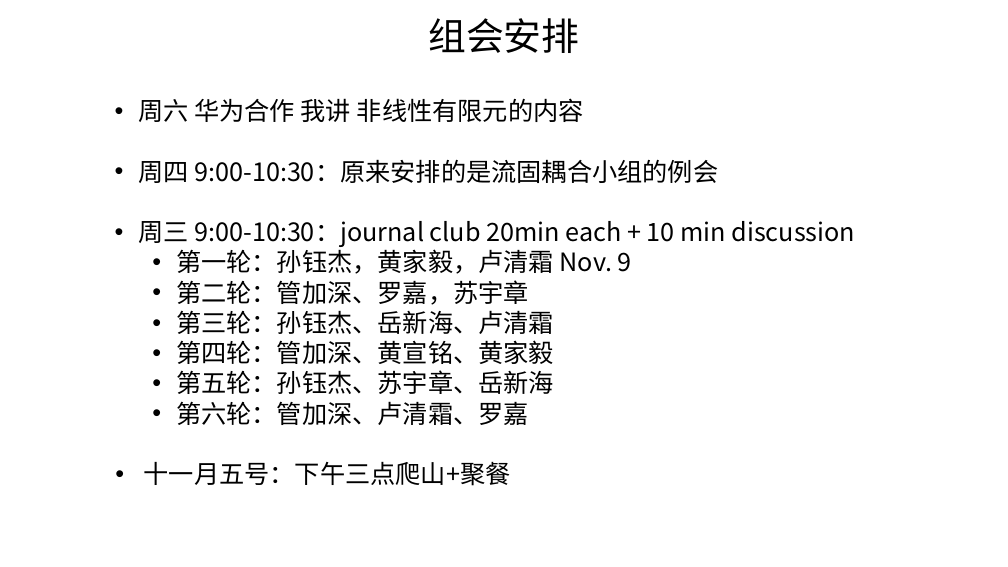
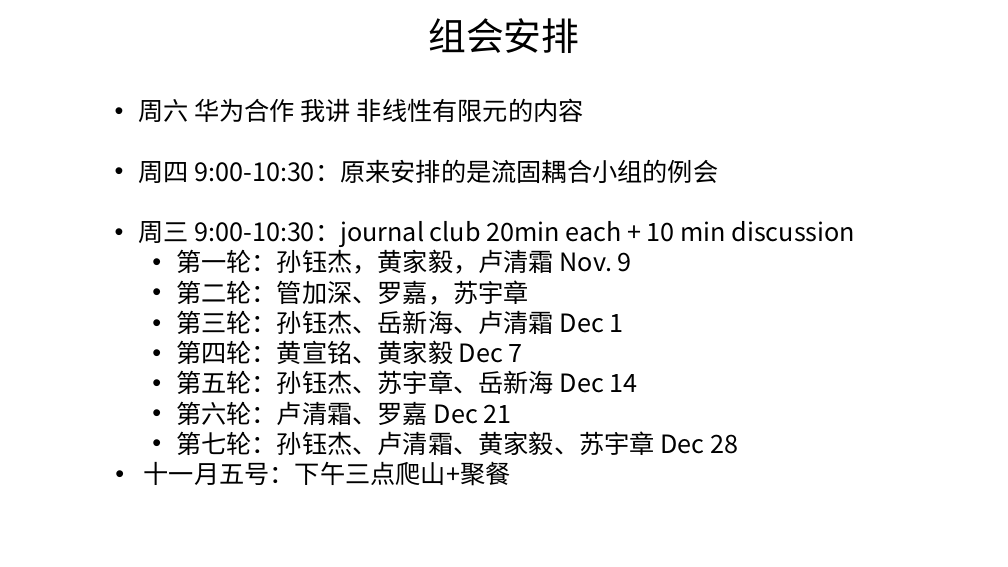
Before and after one commit to M3C-Lab/FEM-script, a slide deck: slide 1 of 2022-10-29/组会安排-2022-四季度.pptx. Drawn at 1008x567 pixels with LibreOffice and Linux fonts; fonts in the diff are those of the drawing. Boxes give left, top, right and bottom in pixels: in the first picture for what was removed or moved away, otherwise in the second. Text is boxed around its words. In the diff, an @@ line names an element or a change of style, - is before the commit and + after.

Commit message:
in

```diff
--- a/2022-10-29/组会安排-2022-四季度.pptx
+++ b/2022-10-29/组会安排-2022-四季度.pptx
@@ text at [176,310,738,455]: text changed @@
-  • 第三轮：孙钰杰、岳新海、卢清霜
-  • 第四轮：管加深、黄宣铭、黄家毅
-  • 第五轮：孙钰杰、苏宇章、岳新海
-  • 第六轮：管加深、卢清霜、罗嘉
+  • 第三轮：孙钰杰、岳新海、卢清霜 Dec 1
+  • 第四轮：黄宣铭、黄家毅 Dec 7
+  • 第五轮：孙钰杰、苏宇章、岳新海 Dec 14
+  • 第六轮：卢清霜、罗嘉 Dec 21
+  • 第七轮：孙钰杰、卢清霜、黄家毅、苏宇章 Dec 28
```
